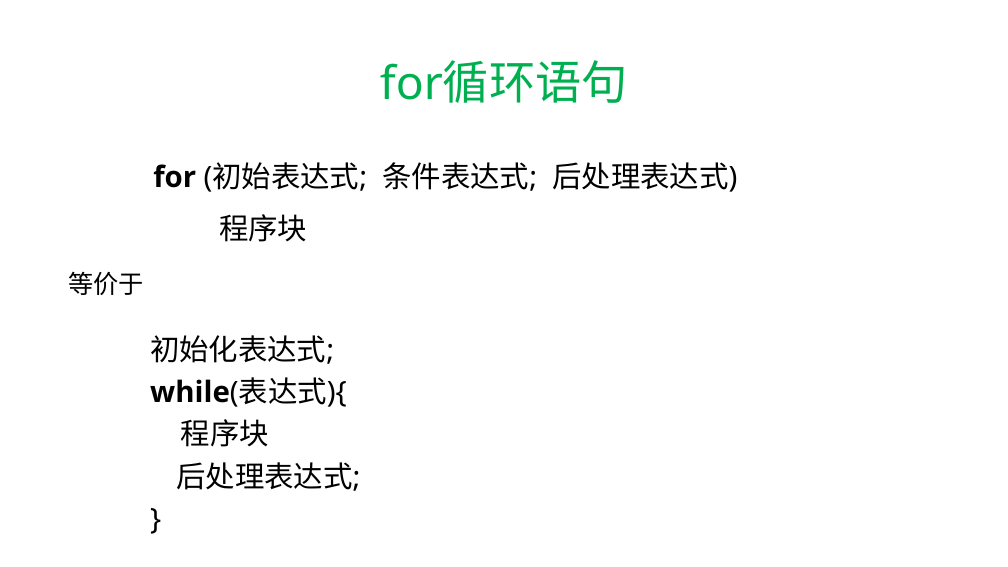
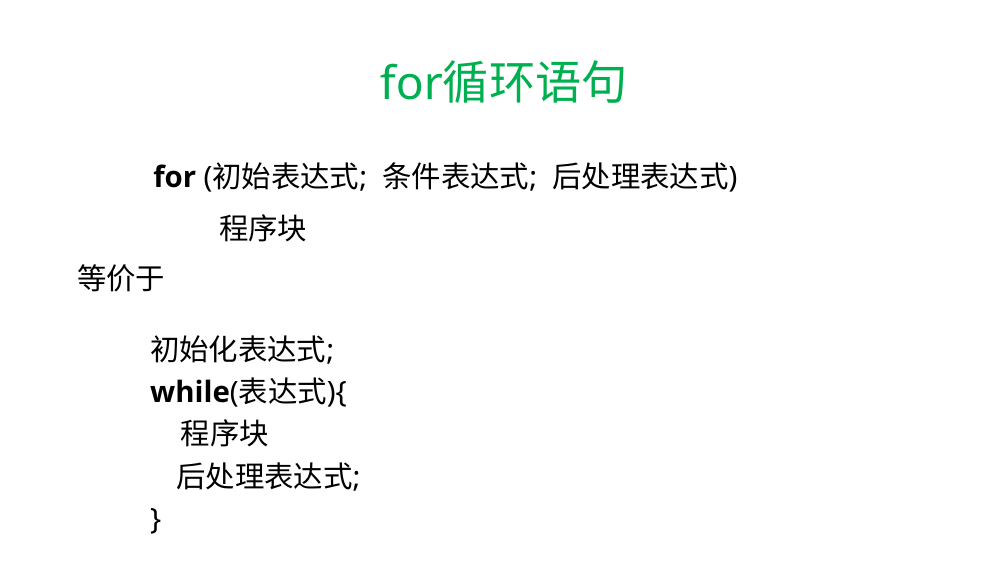
Before and after one commit to hwdong-net/cplusplus17, a slide deck: slide 36 of ppt/4. 语句.pptx. Drawn at 1008x567 pixels with LibreOffice and Linux fonts; fonts in the diff are those of the drawing. Boxes give left, top, right and bottom in pixels: in the first picture for what was removed or moved away, otherwise in the second. Text is boxed around its words. In the diff, an @@ line names an element or a change of style, - is before the commit and + after.

```diff
--- a/ppt/4. 语句.pptx
+++ b/ppt/4. 语句.pptx
@@ text "等价于" moved from (x1=68, y1=272, x2=144, y2=295) to (x1=77, y1=264, x2=165, y2=292) @@
@@ text "等价于" at (x1=77, y1=264, x2=165, y2=292): size 24 to 28 pt @@
```
Also in this commit, not shown: 6 other slides changed, 1 slide added, 1 slide removed.
